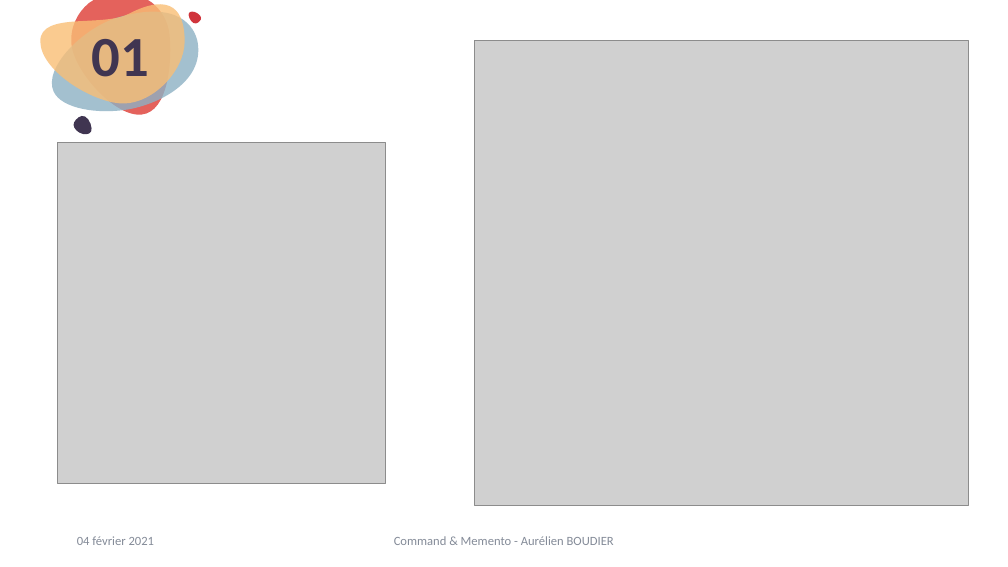
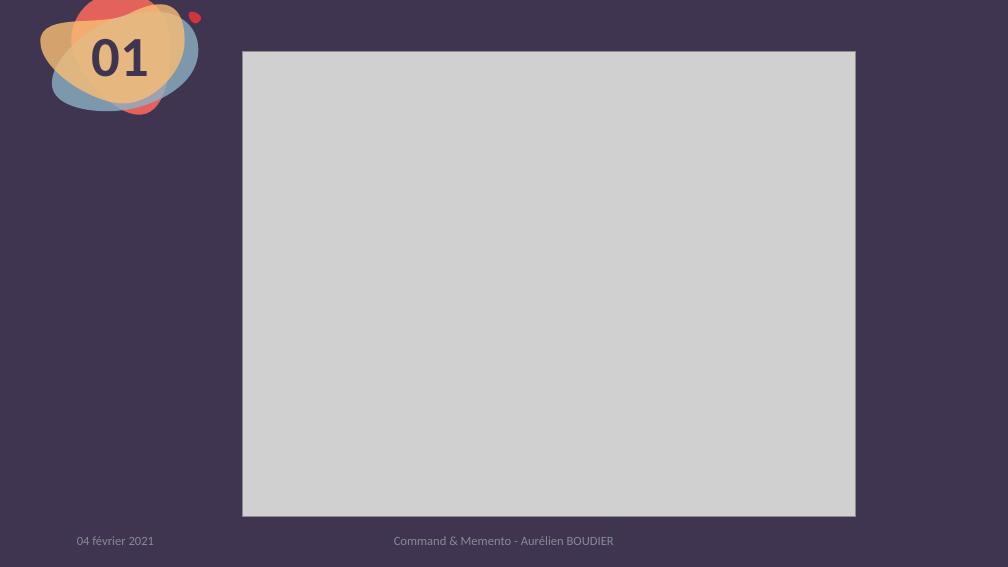
Before and after one commit to kyweez/CDA-14-DESIGN-PATTERN, a slide deck: slide 9 of 01-Powerpoint-presentation/PowerpointPresentation.pptx (slide 7 before the commit). Drawn at 1008x567 pixels with LibreOffice and Linux fonts; fonts in the diff are those of the drawing; grey boxes stand for pictures. Boxes give left, top, right and bottom in pixels: in the first picture for what was removed or moved away, otherwise in the second. Text is boxed around its words. In the diff, an @@ line names an element or a change of style, - is before the commit and + after.

```diff
--- a/01-Powerpoint-presentation/PowerpointPresentation.pptx
+++ b/01-Powerpoint-presentation/PowerpointPresentation.pptx
@@ background #FFFFFF to #403551 @@
@@ picture: place and size @@
-picture at box(474, 41, 969, 506)
+picture at box(242, 51, 855, 516)
@@ picture removed at box(57, 143, 386, 483) @@
```
Also in this commit, not shown: 3 other slides changed, 2 slides added, 3 other files.
